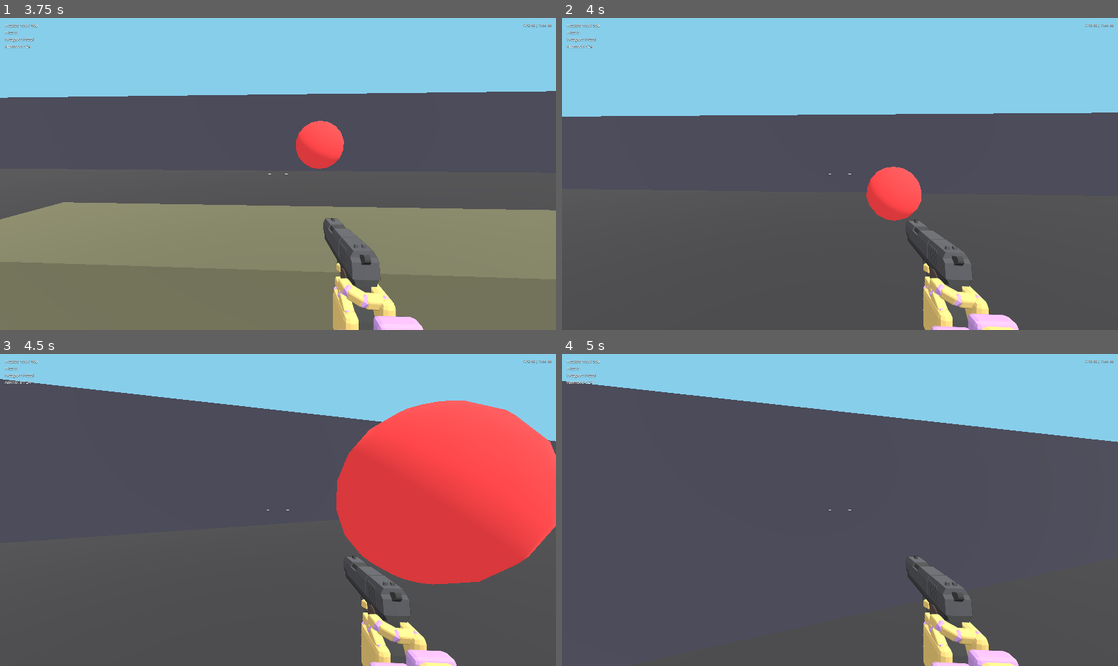
Above: before the commit, frames 1-4 (two rows, left to right).
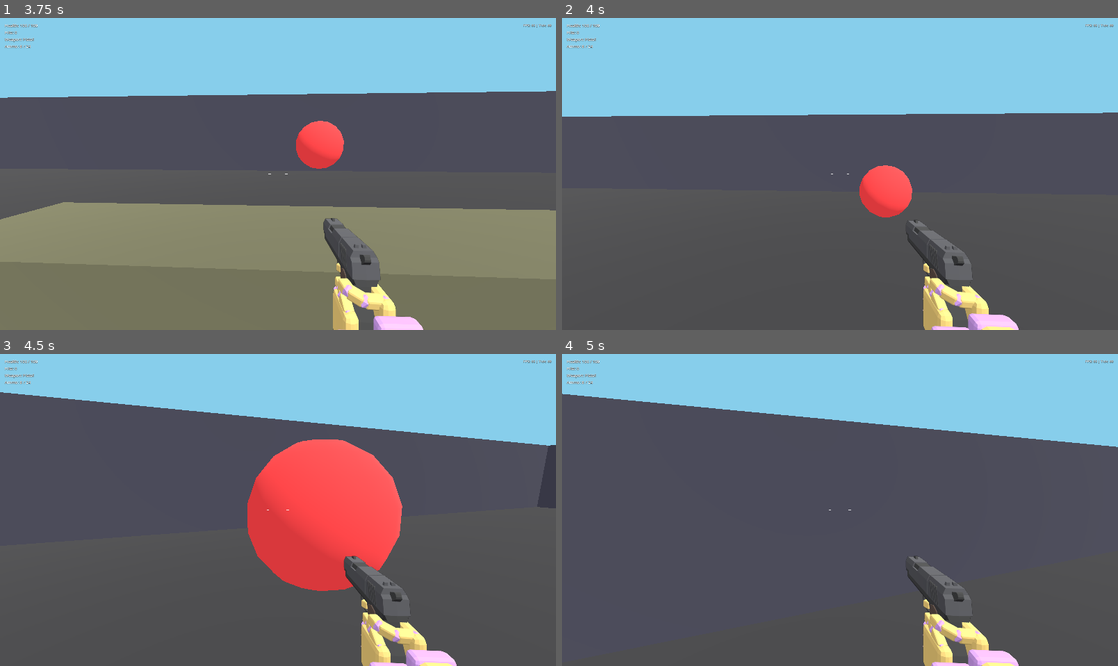
Above: after the commit, the same moments.

Repository: QuisVenator/blitzkampf-godot
Game: Godot game, scene res://scenes/ui/main_menu.tscn
Two runs of this game, one before a commit and one after it. Both use one fixed random seed, a clock stepped at 60 frames per second and the inputs below.
Inputs (mouse positions are in pixels of both pictures, inside the frame that each line leads up to):
- Up to frame 1 (3.75 s): click "Single player" at 0.5 s; move the mouse to (305, 174) at 1.27 s; hold W (move_forward) from 1.28 s (still down); tap Ctrl (crouch) at 1.35, 3.05 s; tap Space (jump) at 1.52, 1.82, 2.27, 2.3, 2.57, 2.85 s; tap Shift (sprint) at 1.55, 2.1 s; move the mouse to (250, 174) at 2.02 s; move the mouse to (289, 167) at 2.77 s; move the mouse to (272, 180) at 3.52 s; right-click (272, 180) at 3.6 s
- Up to frame 2 (4 s): keep holding W (move_forward); tap Space (jump) at 3.77 s; tap Shift (sprint) at 3.8 s
- Up to frame 3 (4.5 s): keep holding W (move_forward); tap Space (jump) at 4.07 s; move the mouse to (316, 513) at 4.27 s; tap Ctrl (crouch) at 4.35 s
- Up to frame 4 (5 s): keep holding W (move_forward); tap Space (jump) at 4.52, 4.55, 4.82 s; tap R (reload) at 4.9 s

Frame 1 is identical in both runs. In frame 2, 0.6% of the frame differs, in the area x 7-98%, y 30-99%; in frame 3, 28%, in the area x 0-100%, y 8-81%; in frame 4, 2.9%.

Commit message:
Ledge climb: jump toward a ledge with 2/3 of the body above it to mantle; state in the snapshot (protocol 10), smoke test

Diff:
--- a/scenes/player/viewmodel_view.tscn
+++ b/scenes/player/viewmodel_view.tscn
@@ -1,9 +1,8 @@
-[gd_scene load_steps=2 format=3]
+[gd_scene format=3 uid="uid://5bhgn70k0xjh"]
 
-[ext_resource type="Script" path="res://scripts/player/viewmodel_view.gd" id="1_view"]
+[ext_resource type="Script" uid="uid://b6gxpx7o64uah" path="res://scripts/player/viewmodel_view.gd" id="1_view"]
 
-[node name="ViewmodelView" type="SubViewportContainer"]
-physics_interpolation_mode = 2
+[node name="ViewmodelView" type="SubViewportContainer" unique_id=145709617]
 anchors_preset = 15
 anchor_right = 1.0
 anchor_bottom = 1.0
@@ -13,26 +12,24 @@
 stretch = true
 script = ExtResource("1_view")
 
-[node name="SubViewport" type="SubViewport" parent="."]
+[node name="SubViewport" type="SubViewport" parent="." unique_id=871814989]
 transparent_bg = true
+handle_input_locally = false
 msaa_3d = 2
-handle_input_locally = false
-size = Vector2i(1152, 648)
+size = Vector2i(1920, 1080)
 render_target_update_mode = 4
 
-[node name="Camera" type="Camera3D" parent="SubViewport"]
+[node name="Camera" type="Camera3D" parent="SubViewport" unique_id=1077490442]
 cull_mask = 2
-fov = 75.0
-near = 0.05
 far = 10.0
 
-[node name="KeyLight" type="DirectionalLight3D" parent="SubViewport/Camera"]
+[node name="KeyLight" type="DirectionalLight3D" parent="SubViewport/Camera" unique_id=440121284]
 layers = 2
 light_energy = 0.4
 light_cull_mask = 2
 
-[node name="WeaponHolder" type="Node3D" parent="SubViewport/Camera"]
+[node name="WeaponHolder" type="Node3D" parent="SubViewport/Camera" unique_id=171109319]
 transform = Transform3D(0.99802, 0, -0.06279, 0, 1, 0, 0.06279, 0, 0.99802, 0.22, -0.26, -0.42)
 
-[node name="WeaponHolderLeft" type="Node3D" parent="SubViewport/Camera"]
+[node name="WeaponHolderLeft" type="Node3D" parent="SubViewport/Camera" unique_id=2129091315]
 transform = Transform3D(0.99802, 0, 0.06279, 0, 1, 0, -0.06279, 0, 0.99802, -0.22, -0.26, -0.42)
--- a/scripts/net/net.gd
+++ b/scripts/net/net.gd
@@ -15,7 +15,7 @@
 const REJECT_GRACE := 0.2
 
 ## A client is accepted only when this matches the server's (builds must agree).
-var protocol_version := 9
+var protocol_version := 10
 
 var role := Role.OFFLINE
 var address := "127.0.0.1"
--- a/scripts/player/movement_settings.gd
+++ b/scripts/player/movement_settings.gd
@@ -17,11 +17,25 @@
 @export var jump_speed := 7.0
 
 @export_group("Slide")
-@export var slide_entry_speed := 11.0
+@export var slide_entry_speed := 12.0
 ## Much lower than ground friction: a slide should coast, not stop.
 @export var slide_friction := 2.5
 ## Seconds at the start of a slide where speed is held flat.
 @export var slide_sustain_duration := 0.15
+
+@export_group("Ledge climb")
+## Jumping toward a ledge climbs it once at least this fraction of the standing body is
+## above the ledge's top (so the top is at most `(1 - fraction) * standing_height` above the feet).
+@export_range(0.0, 1.0) var mantle_body_above := 0.667
+## Ledges lower than this above the feet are not climbed (nothing to grab).
+@export var mantle_min_height := 0.2
+## How far in front of the body a wall still counts as "toward the ledge".
+@export var mantle_reach := 0.4
+## Speed of the vertical part of the climb, then of the part that carries you over the lip.
+@export var mantle_rise_speed := 7.0
+@export var mantle_forward_speed := 4.5
+## Horizontal speed you keep when the climb ends.
+@export var mantle_exit_speed := 3.0
 
 @export_group("Body")
 @export var standing_height := 1.8
--- a/scripts/player/player.gd
+++ b/scripts/player/player.gd
@@ -14,8 +14,12 @@
 signal respawned
 
 enum Stance { STANDING, CROUCHING, SLIDING }
+## Ledge climb: carried up the wall, then over the lip (see `_simulate_mantle`).
+enum Mantle { NONE, RISING, FORWARD }
 
 const DEAD_EYE_HEIGHT := 0.4
+## Physics layer the ledge probes look for: the world.
+const LEDGE_MASK := 1
 ## Bots get ids above this so they never collide with a real peer id.
 const BOT_ID_BASE := 1_000_000
 
@@ -27,6 +31,7 @@
 	POS_X, POS_Y, POS_Z,
 	VEL_X, VEL_Y, VEL_Z,
 	YAW, PITCH, STANCE, SLIDE, ON_FLOOR,
+	MANTLE, TARGET_X, TARGET_Y, TARGET_Z,  # ledge climb phase and where it ends
 	TICK,  # the server's physics tick
 	SIZE,
 }
@@ -133,6 +138,8 @@
 ## Visible correction after a reconcile; fades to zero so the view never jumps.
 var _error_offset := Vector3.ZERO
 var _slide_elapsed := 0.0
+var _mantle := Mantle.NONE
+var _mantle_target := Vector3.ZERO
 var _distance_since_step := 0.0
 var _eye_height := 0.0
 var _eye_tween: Tween
@@ -228,6 +235,7 @@
 	# Nobody saw this body at its old place as being here: shots mustn't rewind across a teleport.
 	_pose_history.clear()
 	velocity = Vector3.ZERO
+	_mantle = Mantle.NONE
 	yaw = new_yaw
 	pitch = 0.0
 	input.set_look(yaw, pitch)
@@ -312,6 +320,10 @@
 		move_and_slide()
 		return
 
+	if _mantle != Mantle.NONE:
+		_simulate_mantle(delta)
+		return
+
 	_update_stance(has_wish, wish_dir, grounded, delta)
 
 	var horizontal := Vector2(velocity.x, velocity.z)
@@ -340,9 +352,88 @@
 		if stance == Stance.CROUCHING and _can_stand():
 			_set_stance(Stance.STANDING)
 
+	if not grounded and has_wish and stance != Stance.SLIDING:
+		var target := _find_ledge(wish_dir)
+		if target.is_finite():
+			_mantle = Mantle.RISING
+			_mantle_target = target
+			_simulate_mantle(delta)
+			return
+
 	move_and_slide()
 	if not _replaying:
 		_track_footsteps(has_wish, delta)
+
+
+## Where a ledge climb toward `direction` would end (the body's origin standing on top), or
+## `Vector3.INF` if there is no climbable ledge. A ledge counts when a wall is within reach
+## at hand height, its top is at least `mantle_min_height` above the feet but no higher than
+## the 2/3 rule allows, and the standing body fits on it.
+func _find_ledge(direction: Vector2) -> Vector3:
+	var space := get_world_3d().direct_space_state
+	var forward := Vector3(direction.x, 0.0, direction.y)
+	var feet := global_position
+	var radius := _capsule.radius
+	var max_height := settings.standing_height * (1.0 - settings.mantle_body_above)
+
+	var wall := PhysicsRayQueryParameters3D.create(
+		feet + Vector3.UP * settings.mantle_min_height,
+		feet + Vector3.UP * settings.mantle_min_height + forward * (radius + settings.mantle_reach),
+		LEDGE_MASK)
+	var wall_hit := space.intersect_ray(wall)
+	if wall_hit.is_empty() or absf(wall_hit.normal.y) > 0.3 or wall_hit.normal.dot(forward) > -0.5:
+		return Vector3.INF
+
+	# Straight down just behind the wall face: the first surface is the ledge's top. If the
+	# ledge is higher than allowed the ray starts inside it and finds nothing.
+	var over: Vector3 = wall_hit.position + forward * 0.05
+	var top := PhysicsRayQueryParameters3D.create(
+		Vector3(over.x, feet.y + max_height, over.z), Vector3(over.x, feet.y + settings.mantle_min_height * 0.5, over.z), LEDGE_MASK)
+	var top_hit := space.intersect_ray(top)
+	if top_hit.is_empty() or top_hit.normal.y < cos(floor_max_angle):
+		return Vector3.INF
+
+	var target: Vector3 = Vector3(over.x, top_hit.position.y, over.z) + forward * (radius + 0.02)
+	target.y += 0.02
+	# The body must fit standing on the ledge.
+	var fit := PhysicsShapeQueryParameters3D.new()
+	fit.shape = _capsule
+	fit.transform = Transform3D(Basis.IDENTITY, target + Vector3.UP * (_capsule.height / 2.0 + 0.02))
+	fit.collision_mask = LEDGE_MASK
+	if not space.intersect_shape(fit, 1).is_empty():
+		return Vector3.INF
+	return target
+
+
+## One tick of a ledge climb: no steering and no gravity. First up until the feet are level
+## with the ledge, then forward over the lip. Crouch lets go; running into something that
+## stops the climb aborts it.
+func _simulate_mantle(delta: float) -> void:
+	if _frame.crouch_pressed:
+		_end_mantle(Vector3.ZERO)
+		return
+	var to_target := _mantle_target - global_position
+	if _mantle == Mantle.RISING:
+		var step := settings.mantle_rise_speed * delta
+		velocity = Vector3(0.0, minf(to_target.y, step) / delta, 0.0)
+		if to_target.y <= step:
+			_mantle = Mantle.FORWARD
+	else:
+		var flat := Vector3(to_target.x, 0.0, to_target.z)
+		var step := settings.mantle_forward_speed * delta
+		velocity = flat.limit_length(step) / delta
+		if flat.length() <= step:
+			_end_mantle(flat.normalized() * settings.mantle_exit_speed if flat.length() > 0.001 else Vector3.ZERO)
+	var expected := velocity.length() * delta
+	var before := global_position
+	move_and_slide()
+	if _mantle != Mantle.NONE and expected > 0.001 and global_position.distance_to(before) < expected * 0.1:
+		_end_mantle(Vector3.ZERO)
+
+
+func _end_mantle(exit_velocity: Vector3) -> void:
+	_mantle = Mantle.NONE
+	velocity = exit_velocity
 
 
 func _walk_velocity(horizontal: Vector2, has_wish: bool, wish_dir: Vector2, grounded: bool, delta: float) -> Vector2:
@@ -447,6 +538,7 @@
 		global_position.x, global_position.y, global_position.z,
 		velocity.x, velocity.y, velocity.z,
 		yaw, pitch, stance, _slide_elapsed, 1.0 if is_on_floor() else 0.0,
+		_mantle, _mantle_target.x, _mantle_target.y, _mantle_target.z,
 		tick,
 	])
 	assert(snapshot.size() == Snap.SIZE)
@@ -575,8 +667,7 @@
 		_synced = true
 		global_position = server_position
 		velocity = server_velocity
-		stance = int(latest[Snap.STANCE]) as Stance
-		_slide_elapsed = latest[Snap.SLIDE]
+		_restore_state(latest)
 		yaw = latest[Snap.YAW]
 		pitch = latest[Snap.PITCH]
 		input.set_look(yaw, pitch)
@@ -588,8 +679,7 @@
 	var predicted_end := global_position
 	global_position = server_position
 	velocity = server_velocity
-	stance = int(latest[Snap.STANCE]) as Stance
-	_slide_elapsed = latest[Snap.SLIDE]
+	_restore_state(latest)
 	var current := _frame
 	_replaying = true
 	for entry in _history:
@@ -599,6 +689,14 @@
 	_replaying = false
 	_frame = current
 	_error_offset += predicted_end - global_position
+
+
+## Predicting client: the movement state (besides position and velocity) of a snapshot.
+func _restore_state(data: PackedFloat32Array) -> void:
+	stance = int(data[Snap.STANCE]) as Stance
+	_slide_elapsed = data[Snap.SLIDE]
+	_mantle = int(data[Snap.MANTLE]) as Mantle
+	_mantle_target = _snap_vector(data, Snap.TARGET_X)
 
 
 ## Predicting client: the server tick whose state other players are drawn at right
--- a/tools/smoke_test.gd
+++ b/tools/smoke_test.gd
@@ -128,6 +128,7 @@
 	_check("picked dropped pistol back up", _weapons.primary.definition.id == &"pistol")
 	_check("dropped pistol kept its ammo", _weapons.primary.in_mag == 8 and _weapons.primary.reserve == 23)
 
+	await _test_ledge()
 	await _test_akimbo()
 	await _test_pause()
 	await _test_bot()
@@ -136,6 +137,43 @@
 
 	print("smoke test: %s" % ("OK" if _failures == 0 else "%d FAILED" % _failures))
 	quit(1 if _failures > 0 else 0)
+
+
+## Jumping at BoxA (top 1.5 m) climbs it; BoxB (top 2 m) is too high; walking into it does nothing.
+func _test_ledge() -> void:
+	Input.action_release(&"move_forward")
+	Input.action_release(&"sprint")
+	Input.action_release(&"crouch")
+	await _frames(20)
+	_player.teleport(Vector3(5, 0, -2.5), 0.0)
+	await _frames(5)
+	Input.action_press(&"move_forward")
+	await _frames(20)
+	_check("walking into a ledge does not climb it", _player.global_position.y < 0.1)
+	_player.teleport(Vector3(5, 0, -2.5), 0.0)
+	await _frames(5)
+	Input.action_press(&"jump")
+	await _frames(2)
+	Input.action_release(&"jump")
+	var climbed := false
+	for i in 60:
+		await _frames(1)
+		if _player.is_on_floor() and absf(_player.global_position.y - 1.5) < 0.05:
+			climbed = true
+			break
+	Input.action_release(&"move_forward")
+	await _frames(10)
+	_check("jump toward a low ledge climbs it", climbed)
+	_check("climb ends over the ledge", _player.global_position.z < -4.0)
+	_player.teleport(Vector3(-6, 0, 5.5), 0.0)
+	await _frames(5)
+	Input.action_press(&"move_forward")
+	Input.action_press(&"jump")
+	await _frames(60)
+	Input.action_release(&"jump")
+	Input.action_release(&"move_forward")
+	_check("a too-high ledge is not climbed", _player.global_position.y < 1.5)
+	await _frames(20)
 
 
 ## Console commands run offline through the same path as on a server.
Not shown, changed: AGENTS.md
Not shown, changed: TODO.md
